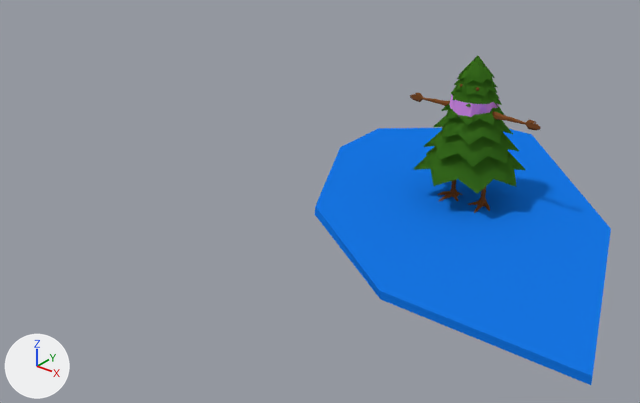
An edit to the Blender file blender/icebearg/main.blend, drawn before and after from the same camera.
Camera for both pictures: a 50 mm lens placed at (18.25, -15.25, 10.0), pointed at (6.7, -0.82, 1.05). Every picture has the same lights, and +X, +Y and +Z are marked at lower left.

Script lines for the objects in view, before the commit:
```python
me_cube_004 = bpy.data.meshes.new('Cube.004')
me_cube_004.from_pydata(...)  # 16 vertices, 10 faces; spans x -5.0..5.0, y -5.0..5.0, z -0.1..0.1
me_cube_004.materials.append(mat_material_007)  # blue #1777e7
me_esqueleto = bpy.data.meshes.new('ESQUELETO')
me_esqueleto.from_pydata(...)  # 839 vertices, 854 faces, 1 loose edge; spans x -6.18..0.0, y -2.02..1.46, z 2.41..14.8
me_esqueleto.materials.append(mat_material_stickbrown)  # brown #7e4d28
me_ramas = bpy.data.meshes.new('ramas')
me_ramas.from_pydata(...)  # 4116 vertices, 4704 faces; spans x -3.81..3.64, y -3.48..3.97, z -6.63..1.12
me_ramas.polygons.foreach_set('use_smooth', [True] * 4704)
me_ramas.materials.append(mat_material_treegreen)  # green #498a29
ob_arbol_proxy = bpy.data.objects.new('arbol_proxy', me_ramas)
ob_arbol_proxy.location = (8.55, 2.75, 3.61)
ob_arbol_proxy.scale = (0.372, 0.372, 0.382)
ob_centro_proxy = bpy.data.objects.new('centro_proxy', me_esqueleto)
ob_centro_proxy.location = (8.59, 2.74, -0.43)
ob_centro_proxy.scale = (0.286, 0.286, 0.286)
_m = ob_centro_proxy.modifiers.new('Mirror', 'MIRROR')
ob_icebearg = bpy.data.objects.new('icebearg', me_cube_004)
ob_icebearg.location = (9.0, 2.81, 0.23)
```
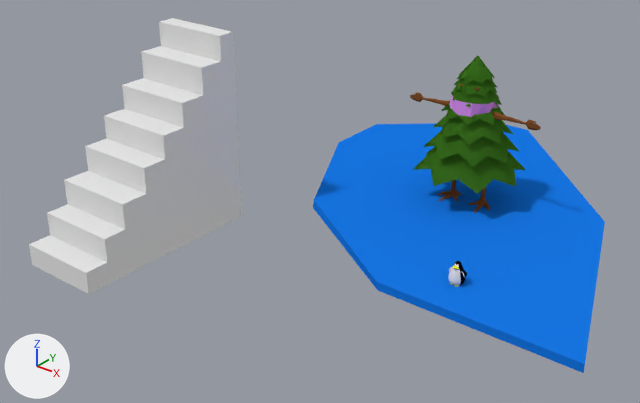
The change, as a list of edits to the scene's bpy script:
```text
Add me_cube_003:
    me_cube_003.from_pydata([(-0.82, -2.16, -1.03), (-0.01, 0.32, -0.16), (-0.71, 0.86, -1.0), (0.98, -2.11, -0.96), (0.4, 0.83, -1.01)], [], [(0, 2, 4, 3), (1, 2, 0), (1, 4, 2), (1, 3, 4), (1, 0, 3)])
    me_cube_003.materials.append(mat_material_001)  # yellow #f6ff1c
Add me_cube_006:
    me_cube_006.from_pydata([(-0.82, -2.16, -1.03), (-0.01, 0.32, -0.16), (-0.49, 0.82, -0.99), (0.98, -2.11, -0.96), (0.4, 0.83, -1.01)], [], [(0, 2, 4, 3), (1, 2, 0), (1, 4, 2), (1, 3, 4), (1, 0, 3)])
    me_cube_006.materials.append(mat_material_001)  # yellow #f6ff1c
Add me_cube_007:
    me_cube_007.from_pydata([(-1.45, 1.0, -1.48), (-1.71, -2.88, -2.97), (-2.52, -1.0, 0.22), (0.88, -0.91, 2.2), (-4.36, 2.09, 1.27)], [], [(2, 4, 0, 1), (3, 4, 2), (3, 0, 4), (3, 1, 0), (3, 2, 1)])
    me_cube_007.materials.append(mat_material_001)  # yellow #f6ff1c
Add col_pinguino_002:
    col_pinguino_002 = bpy.data.collections.new('pinguino.002')
    col_pinguino_002.objects.link(ob_cuerpo2)
    col_pinguino_002.objects.link(ob_wing_r)
    col_pinguino_002.objects.link(ob_wing_l)
    col_pinguino_002.objects.link(ob_pata_l)
    col_pinguino_002.objects.link(ob_pata_r)
    col_pinguino_002.objects.link(ob_pico)
Change ob_icebearg:
    ob_icebearg.location: (9.0, 2.81, 0.23) -> (8.75, 3.06, 0.23)
Add ob_cube_001:
    ob_cube_001 = bpy.data.objects.new('Cube.001', me_cube_002)  # 36 vertices, 20 faces; spans x -1.0..1.0, y -1.0..1.0, z -1.0..0.22; in mat_material (white #e7e7e7)
    ob_cube_001.location = (3.35, -3.37, 3.82)
    ob_cube_001.scale = (1.0, 2.36, 3.82)
Add ob_pinguino_002:
    ob_pinguino_002 = bpy.data.objects.new('pinguino.002', None)
    ob_pinguino_002.location = (9.94, -0.4, 0.8)
    ob_pinguino_002.scale = (0.121, 0.121, 0.121)
    ob_pinguino_002.instance_type = 'COLLECTION'
    ob_pinguino_002.instance_collection = col_pinguino_002
Add ob_pata_l:
    ob_pata_l = bpy.data.objects.new('pata l', me_cube_003)
    ob_pata_l.location = (3.899, -4.488, -3.486)
    ob_pata_l.rotation_euler = (6.242, 0.0118, -0.173)  # degrees (358, 0.7, -10)
    ob_pata_l.scale = (0.491, 0.482, 0.491)
Add ob_cuerpo2:
    ob_cuerpo2 = bpy.data.objects.new('Cuerpo2', me_sphere_001)  # 482 vertices, 960 faces; spans x -1.07..1.07, y -1.06..1.06, z -1.87..1.3; in mat_pinguino_negro (black #080613), mat_pinguino_panza (white #e7e7e7)
    ob_cuerpo2.location = (4.311, -4.386, -2.161)
    ob_cuerpo2.rotation_euler = (0.00366, 0.000568, 0.0)  # degrees (0.2, 0, 0)
    ob_cuerpo2.scale = (-1.36, -1.36, -1.36)
Add ob_pata_r:
    ob_pata_r = bpy.data.objects.new('pata r', me_cube_006)
    ob_pata_r.location = (4.717, -4.507, -3.433)
    ob_pata_r.rotation_euler = (6.275, 0.0297, 0.0251)  # degrees (360, 1.7, 1.4)
    ob_pata_r.scale = (0.491, 0.482, 0.491)
Add ob_pico:
    ob_pico = bpy.data.objects.new('PICO', me_cube_007)
    ob_pico.location = (4.37, -5.454, -0.103)
    ob_pico.rotation_euler = (2.045, -0.726, -1.012)  # degrees (117, -42, -58)
    ob_pico.scale = (0.194, 0.194, 0.194)
Add ob_wing_r:
    ob_wing_r = bpy.data.objects.new('WING r', me_cube_005)  # 24 vertices, 22 faces; spans x 0.33..1.59, y -1.73..1.26, z -3.15..1.18; in mat_material_002 (white #ffffff), mat_pinguino_negro (black #080613)
    ob_wing_r.location = (5.622, -4.425, -0.981)
    ob_wing_r.rotation_euler = (-3.221, 2.508, -6.287)  # degrees (-185, 144, -360)
    ob_wing_r.scale = (0.364, 0.364, 0.364)
Add ob_wing_l:
    ob_wing_l = bpy.data.objects.new('WING l', me_cube_001)  # 24 vertices, 22 faces; spans x 0.31..1.59, y -1.71..1.26, z -3.05..1.16; in mat_material_002 (white #ffffff), mat_pinguino_negro (black #080613)
    ob_wing_l.location = (3.121, -4.435, -0.959)
    ob_wing_l.rotation_euler = (-0.0252, 0.57, -0.157)  # degrees (-1.4, 33, -9)
    ob_wing_l.scale = (0.364, -0.364, 0.364)
```

Boxes (x1, y1, x2, y2) around the edits, measured in the pictures (640 x 403 px):
'icebearg', moved
    before: (315, 128, 611, 385)
    after: (313, 123, 605, 373)
'Cube.001', added
    after: (29, 18, 241, 294)
'pinguino.002', added
    after: (448, 261, 467, 287)
